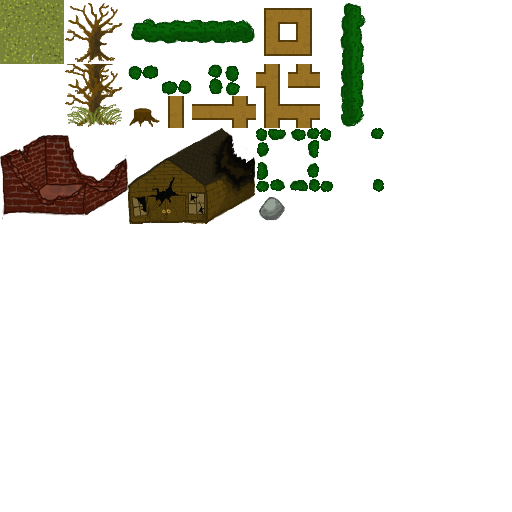
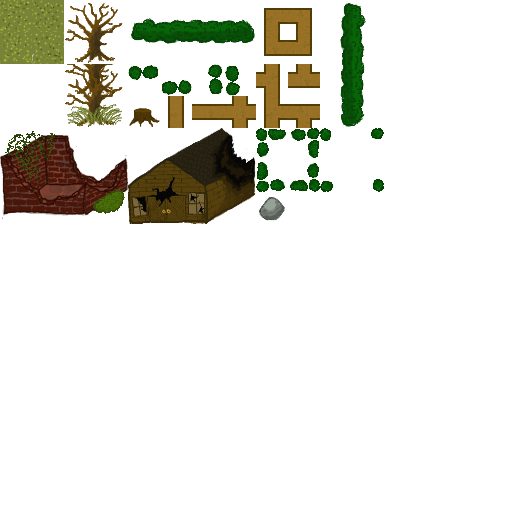
Layer changes from the first 512×512 image to the second:
renamed "Baumganzschatten.png" to "tileset.png", painted on it over (x1=5, y1=131, x2=125, y2=214)
removed layer "Layer" over (x1=5, y1=131, x2=125, y2=214)
